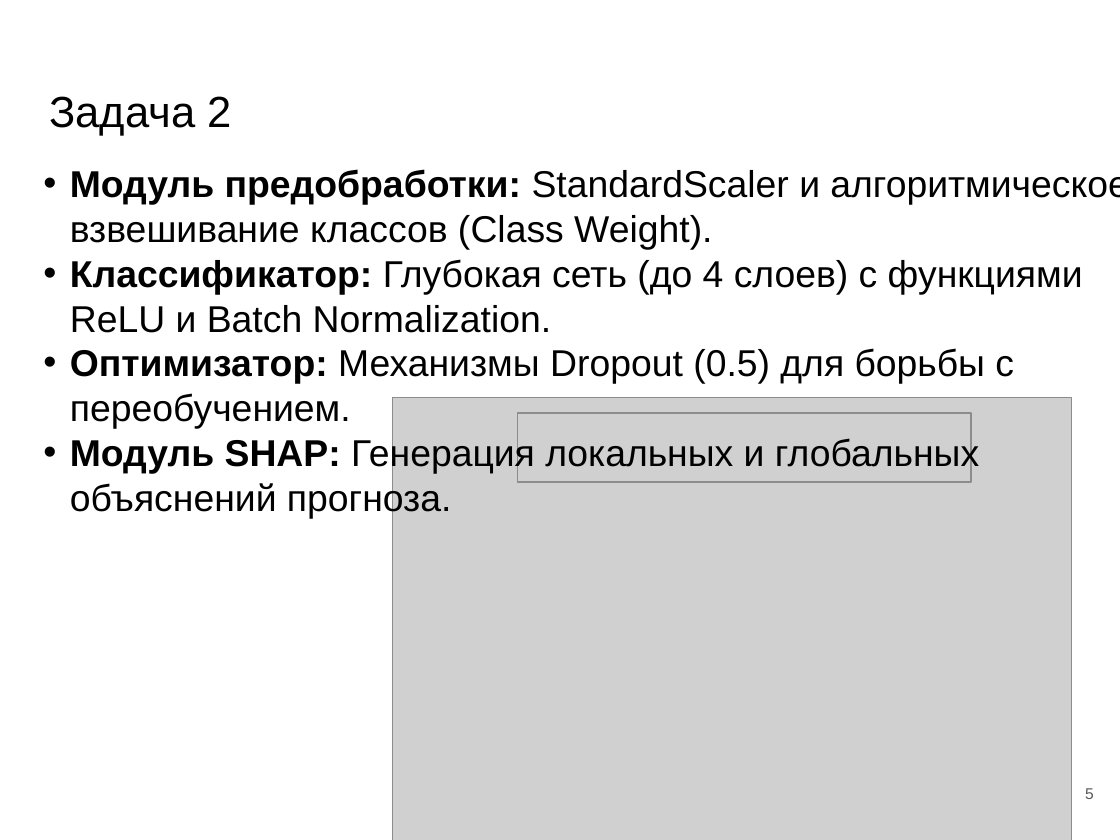
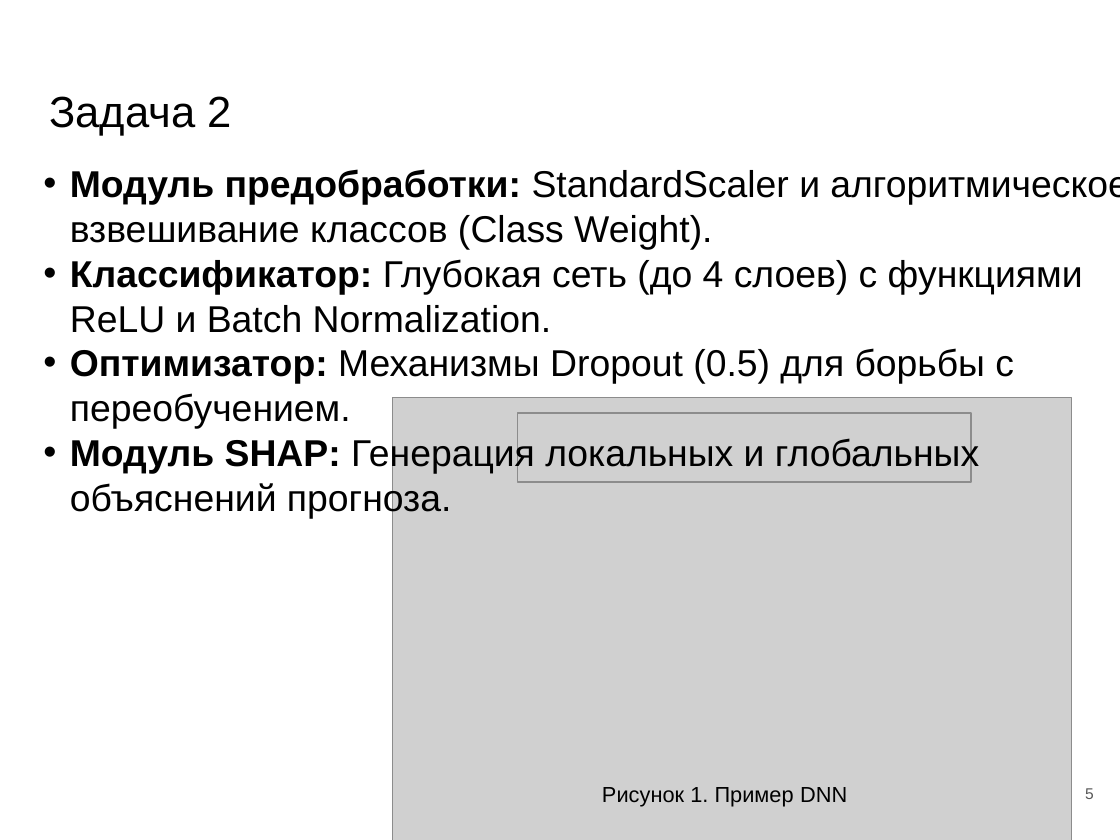
Before and after one commit to Pryflas/diplom, a slide deck: slide 5 of 2026ВКР238330МОРДАСОВ_презентация.pptx. Drawn at 1120x840 pixels with LibreOffice and Linux fonts; fonts in the diff are those of the drawing; grey boxes stand for pictures. Boxes give left, top, right and bottom in pixels: in the first picture for what was removed or moved away, otherwise in the second. Text is boxed around its words. In the diff, an @@ line names an element or a change of style, - is before the commit and + after.

```diff
--- a/2026ВКР238330МОРДАСОВ_презентация.pptx
+++ b/2026ВКР238330МОРДАСОВ_презентация.pptx
@@ text added at (602,787,847,806), 14 pt, text #000000 @@
+Рисунок 1. Пример DNN
```
Also in this commit, not shown: 6 other slides changed, 9 other files.
